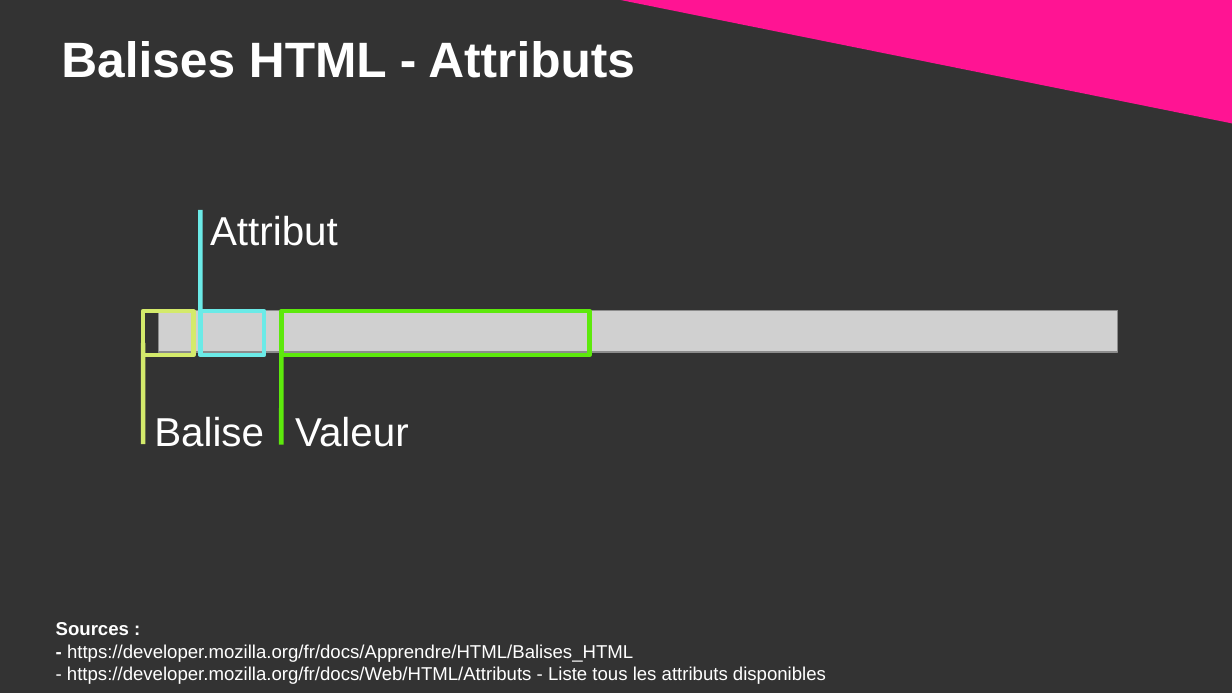
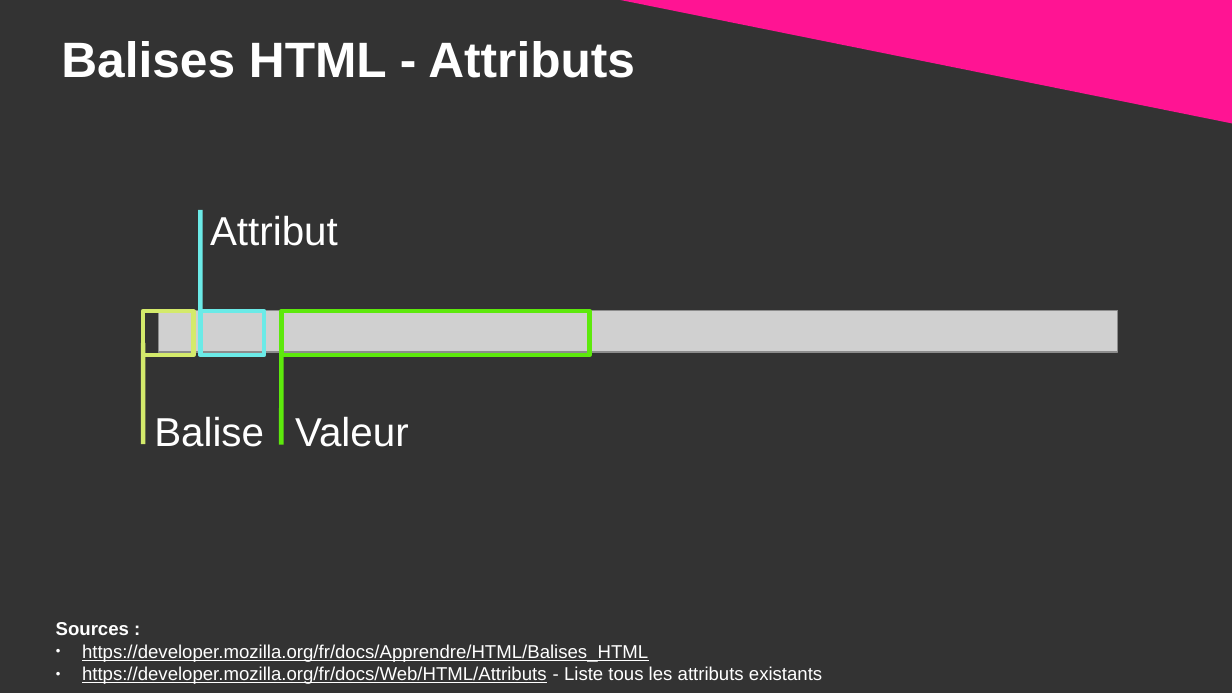
Before and after one commit to DanYellow/cours, a slide deck: slide 58 of integration-web-s1/travaux-pratiques/numero-1/presentation.odp. Drawn at 1232x693 pixels with LibreOffice and Linux fonts; fonts in the diff are those of the drawing; grey boxes stand for pictures. Boxes give left, top, right and bottom in pixels: in the first picture for what was removed or moved away, otherwise in the second. Text is boxed around its words. In the diff, an @@ line names an element or a change of style, - is before the commit and + after.

```diff
--- a/integration-web-s1/travaux-pratiques/numero-1/presentation.odp
+++ b/integration-web-s1/travaux-pratiques/numero-1/presentation.odp
@@ text at [82,644,822,684]: text changed @@
-- https://developer.mozilla.org/fr/docs/Apprendre/HTML/Balises_HTML
-- https://developer.mozilla.org/fr/docs/Web/HTML/Attributs - Liste tous les attributs disponibles
+● https://developer.mozilla.org/fr/docs/Apprendre/HTML/Balises_HTML
+● https://developer.mozilla.org/fr/docs/Web/HTML/Attributs - Liste tous les attributs existants
```
Also in this commit, not shown: 4 other slides changed, 2 other files.
